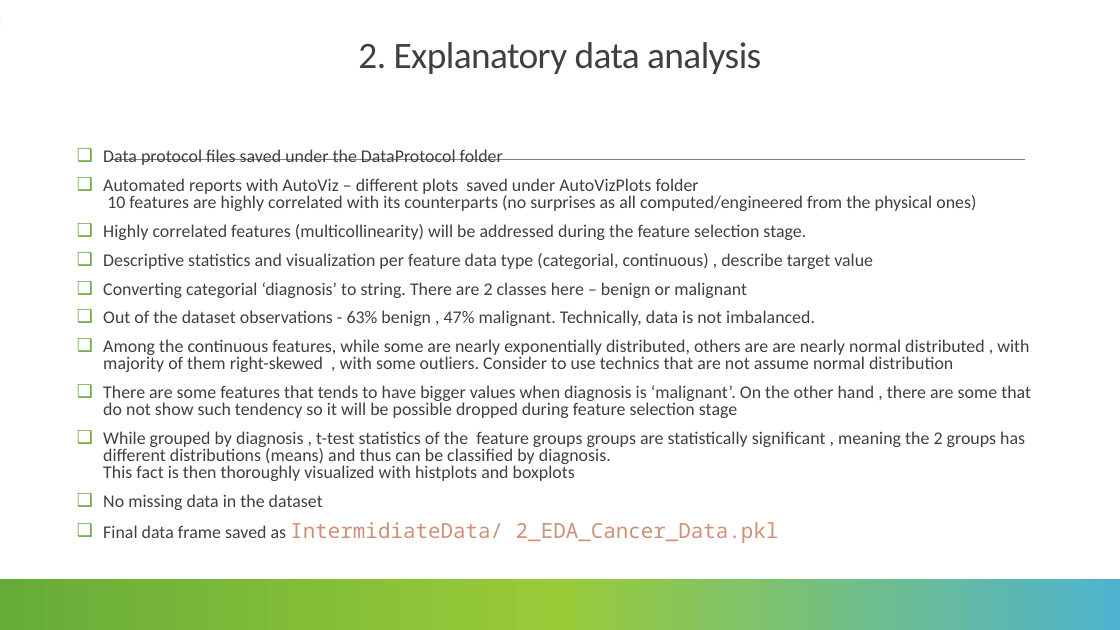
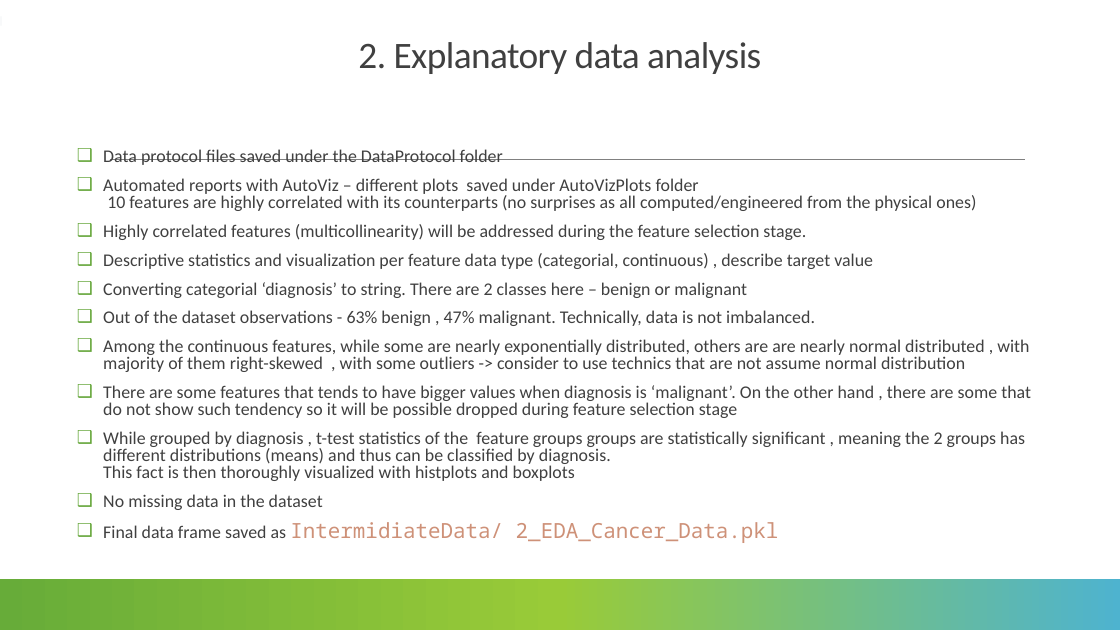
Before and after one commit to lmanov1/CancerPrediction, a slide deck: slide 7 of PROJECT_PRESENTATION.pptx (slide 6 before the commit). Drawn at 1120x630 pixels with LibreOffice and Linux fonts; fonts in the diff are those of the drawing. Boxes give left, top, right and bottom in pixels: in the first picture for what was removed or moved away, otherwise in the second. Text is boxed around its words. In the diff, an @@ line names an element or a change of style, - is before the commit and + after.

```diff
--- a/PROJECT_PRESENTATION.pptx
+++ b/PROJECT_PRESENTATION.pptx
@@ text at (x1=103, y1=339, x2=1029, y2=372): text changed @@
-❑ Among the continuous features, while some are nearly exponentially distributed, others are are nearly normal distributed , with majority of them right-skewed , with some outliers. Consider to use technics that are not assume normal distribution
+❑ Among the continuous features, while some are nearly exponentially distributed, others are are nearly normal distributed , with majority of them right-skewed , with some outliers -> consider to use technics that are not assume normal distribution
```
Also in this commit, not shown: 9 other slides changed, 2 slides added, 2 other files.
